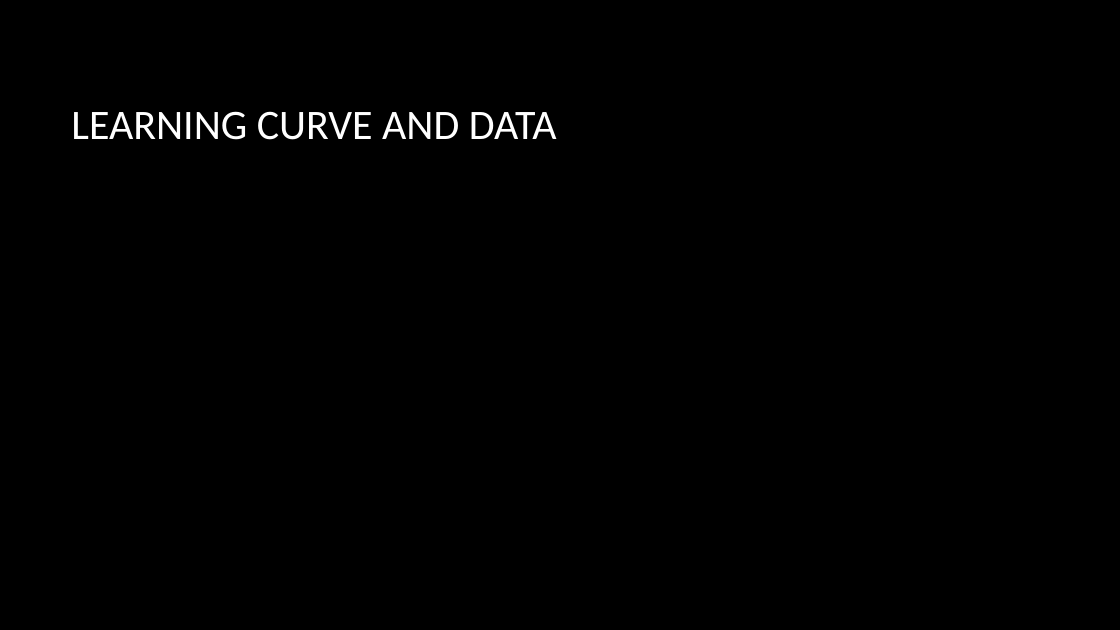
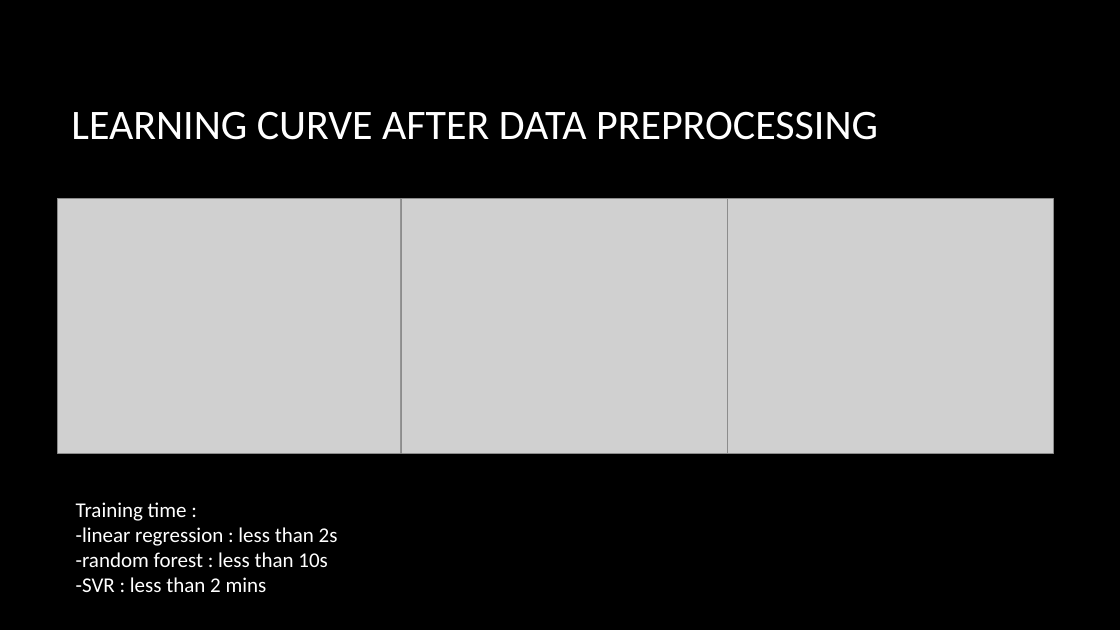
Before and after one commit to foulde/python_project, a slide deck: slide 16 of Python_project_presentation.pptx. Drawn at 1120x630 pixels with LibreOffice and Linux fonts; fonts in the diff are those of the drawing; grey boxes stand for pictures; background and template pictures are left out. Boxes give left, top, right and bottom in pixels: in the first picture for what was removed or moved away, otherwise in the second. Text is boxed around its words. In the diff, an @@ line names an element or a change of style, - is before the commit and + after.

```diff
--- a/Python_project_presentation.pptx
+++ b/Python_project_presentation.pptx
@@ title at (71,111,878,140): text changed @@
-LEARNING CURVE AND DATA
+LEARNING CURVE AFTER DATA PREPROCESSING
@@ picture added at (58,199,401,454) @@
@@ picture added at (401,199,728,454) @@
@@ picture added at (728,199,1054,454) @@
@@ text added at (76,502,338,592), 18 pt, text #FFFFFF @@
+Training time :
+-linear regression : less than 2s
+-random forest : less than 10s
+-SVR : less than 2 mins
```
Also in this commit, not shown: 3 slides added, 2 slides removed.
